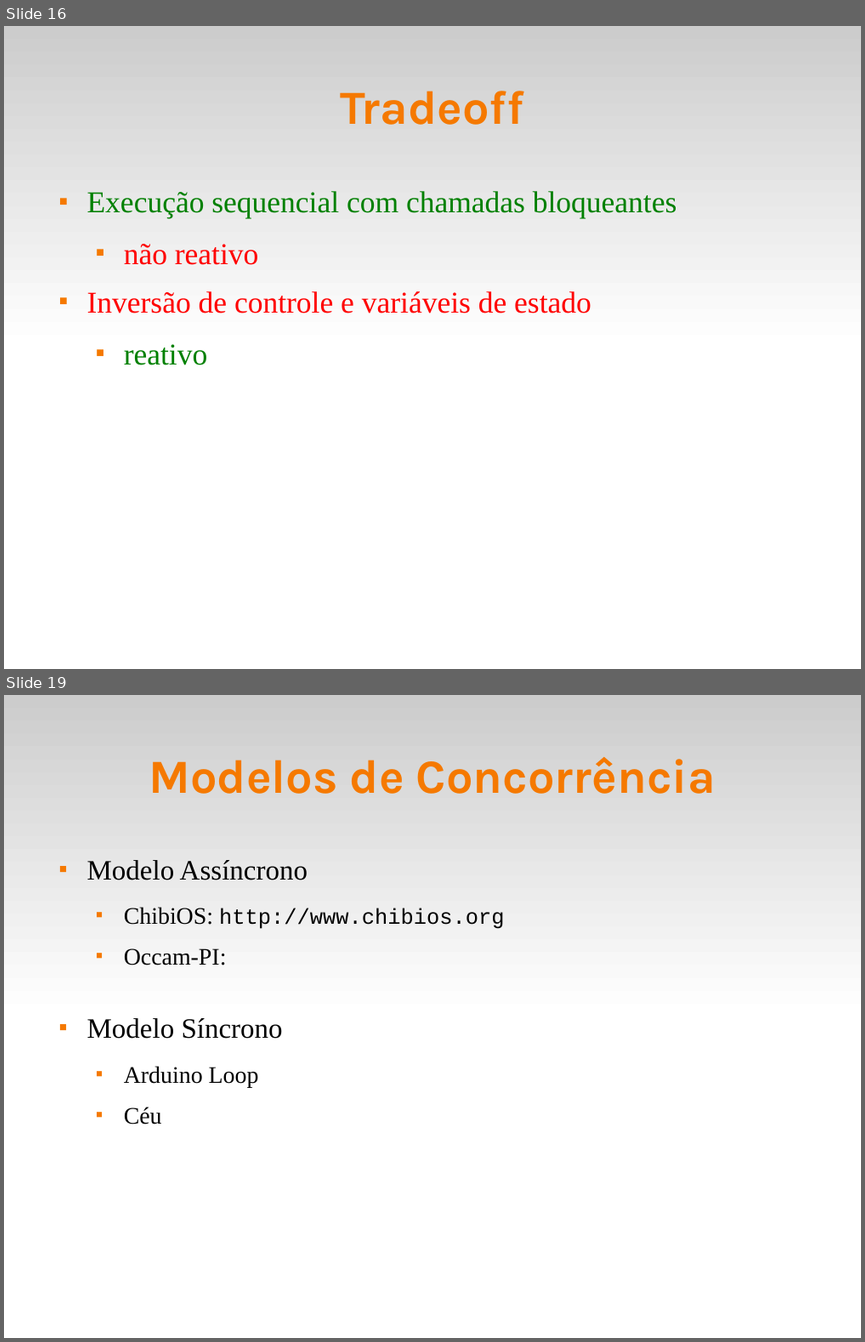
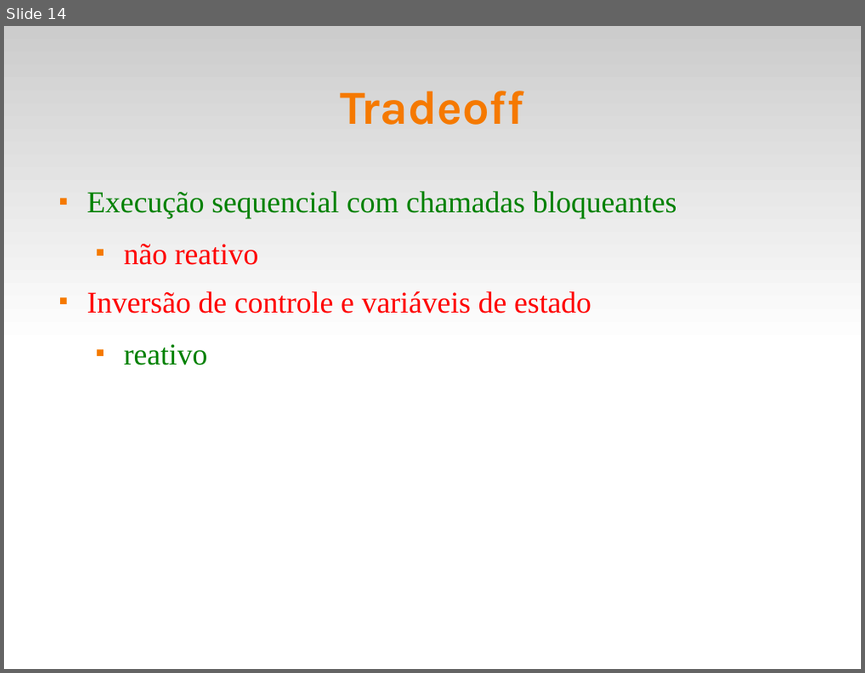
Before and after one commit to fsantanna-uerj/SE, a slide deck: Slides/se-01-arduino.odp. Shown one above the other, each under a label of ours: slides 16 and 19 before the commit, slide 14 after it; the slides between them are not shown. The pictures are 865x1342 and 865x673 pixels, drawn with LibreOffice and Linux fonts; fonts in the diff are those of the drawing. Boxes give left, top, right and bottom in pixels: in the first picture for what was removed or moved away, otherwise in the second. Text is boxed around its words. In the diff, an @@ line names an element or a change of style, - is before the commit and + after.

```diff
--- a/Slides/se-01-arduino.odp
+++ b/Slides/se-01-arduino.odp
@@ slide 19 removed at [4, 695, 861, 1338], background #FFFFFF; not listed: 1 template element that a slide beside it also shows @@
@@ title removed at [148, 757, 715, 794] @@
-Modelos de Concorrência
@@ text removed at [87, 860, 505, 1124] @@
-■ Modelo Assíncrono
-  ■ ChibiOS: http://www.chibios.org
-  ■ Occam-PI:
-■ Modelo Síncrono
-  ■ Arduino Loop
-  ■ Céu
@@ what was slide 16 is now slide 14 @@
```
Also in this commit, not shown: 4 slides changed, 6 other slides removed, 3 other files.
